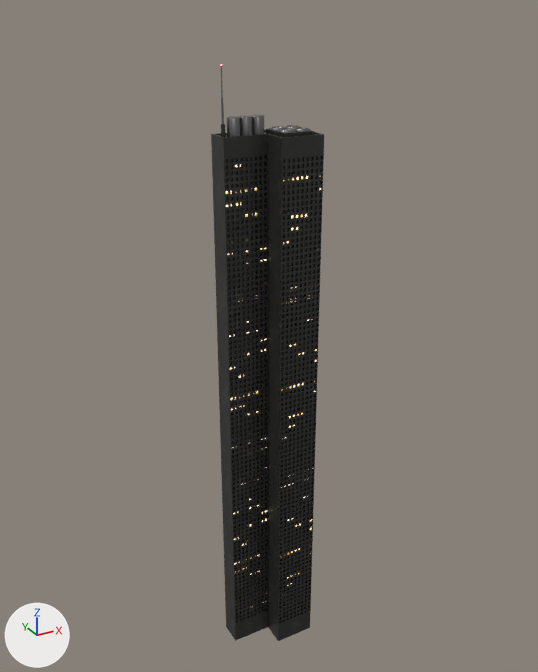
The glTF model public/assets/models/skyscrapers/quality-skyscraper-dual.glb as it was, and as the next commit left it.
Camera for both pictures: a 50 mm lens placed at (-150.0, -274.0, 312.0), pointed at (4.0, 7.0, 171.0). Arrows for +X, +Y and +Z are at lower left; the lights stay in place. The first picture is the older version. Vertices at exactly the same position are counted once.

Names of what the first picture shows: 'quality-skyscraper-dual'.
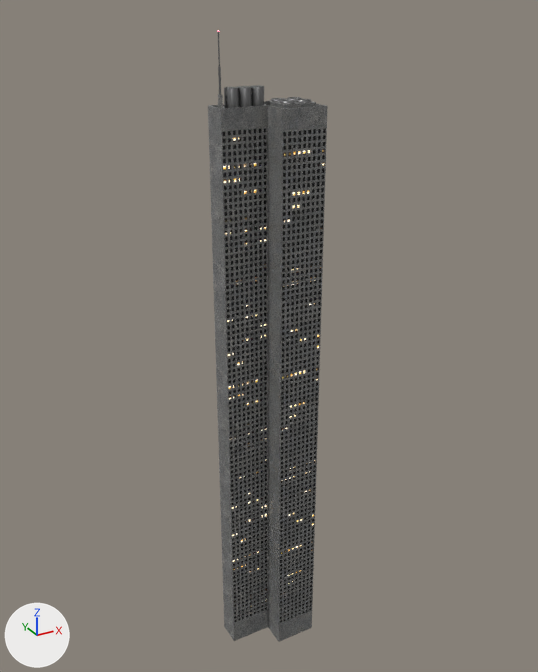
Changed parts and their boxes (x1, y1, x2, y2) in the pictures (538 x 672 px):
```json
{"object": "quality-skyscraper-dual", "change": "recoloured, moved, rescaled", "before": [211, 64, 324, 641], "after": [208, 30, 328, 642], "on screen": "lighter, 6% wider, 6% taller"}
{"part": 1, "of": "me_cube_097", "change": "recoloured", "before": [211, 124, 324, 641], "after": [208, 95, 328, 642], "on screen": "black to grey"}
```

Scene script edits in JSON lines:
```json
{"op": "add", "block": "img_texturelabs_concrete_160s", "code": ["img_texturelabs_concrete_160s = load_image('Texturelabs_Concrete_160S', '_unpacked/Texturelabs_Concrete_160S', 960, 641, 'sRGB')"]}
{"op": "add", "block": "mat_new_skyscraper_material_003", "code": ["mat_new_skyscraper_material_003 = principled_material('new-skyscraper-material.003')", "mat_new_skyscraper_material_003.texture = img_texturelabs_concrete_160s", "mat_new_skyscraper_material_003.roughness = 0.4"]}
{"block": "me_cube_097", "where": "me_cube_097.from_pydata(...)  # 17007 vertices, 33255 faces; spans x -6.7..2.9, y -8.2..8.0, z -1.5..116.4"}
{"block": "me_cube_097", "where": "# used by ob_quality_skyscraper_dual; location = (0.3, -4.7, 3.6); rotation_euler = (0.0, 0.0, -1.571), in degrees (0, 0, -90); scale = (2.48, 2.48, 2.48)"}
{"block": "me_cube_097", "change": "me_cube_097 part 1: all 28804 faces that had it switch from mat_new_skyscraper_material_001 (picture img_black_asphalt_lq) to mat_new_skyscraper_material_003 (picture img_texturelabs_concrete_160s)"}
{"op": "set", "path": "ob_quality_skyscraper_dual.location", "old": "(0.3, -4.7, 3.6)", "new": "(0.3, -4.9, 3.8)"}
{"op": "set", "path": "ob_quality_skyscraper_dual.scale", "old": "(2.48, 2.48, 2.48)", "new": "(2.58, 2.58, 2.58)"}
```
